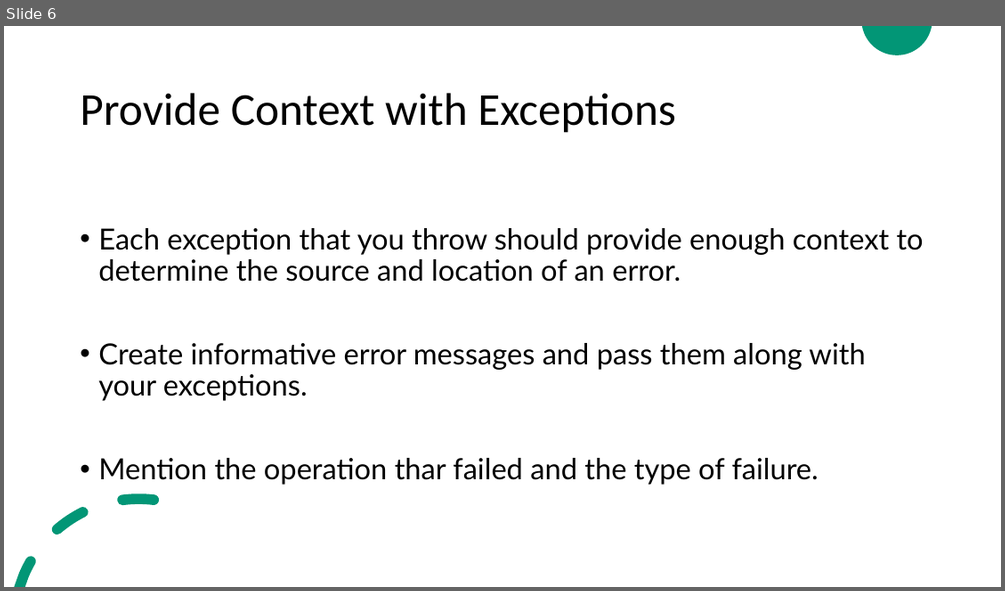
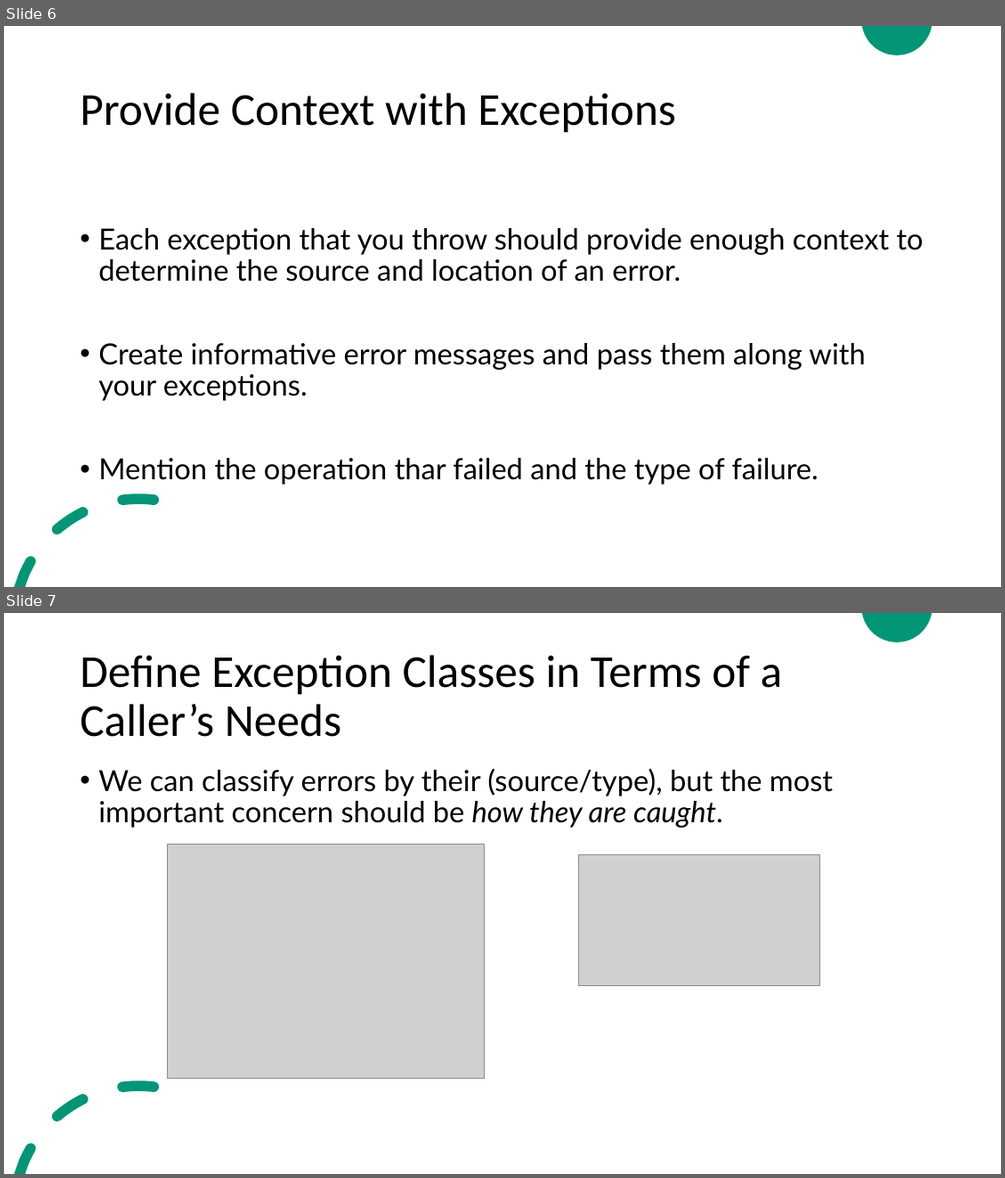
Before and after one commit to ZeinaZayed4/clean-code, a slide deck: Clean Code - Chapter 7.pptx. Shown one above the other, each under a label of ours: slide 6 before the commit, slides 6 and 7 after it. The pictures are 1005x591 and 1005x1178 pixels, drawn with LibreOffice and Linux fonts; fonts in the diff are those of the drawing; grey boxes stand for pictures. Boxes give left, top, right and bottom in pixels: in the first picture for what was removed or moved away, otherwise in the second. Text is boxed around its words. In the diff, an @@ line names an element or a change of style, - is before the commit and + after.

Commit message:
Update Clean Code - Chapter 7.pptx
Completed reading chapter 7 (error handling)

```diff
--- a/Clean Code - Chapter 7.pptx
+++ b/Clean Code - Chapter 7.pptx
@@ slide 7 added at (x1=4, y1=613, x2=1001, y2=1174), background #FFFFFF; not listed: 2 template elements that a slide beside it also shows @@
@@ title added at (x1=80, y1=655, x2=783, y2=737), 44 pt, text #000000 @@
+Define Exception Classes in Terms of a Caller’s Needs
@@ text added at (x1=98, y1=769, x2=833, y2=827), 28 pt, text #000000 @@
+• We can classify errors by their (source/type), but the most important concern should be how they are caught.
@@ picture added at (x1=167, y1=844, x2=484, y2=1078) @@
@@ picture added at (x1=579, y1=854, x2=821, y2=986) @@
```
Also in this commit, not shown: 8 other slides added.
